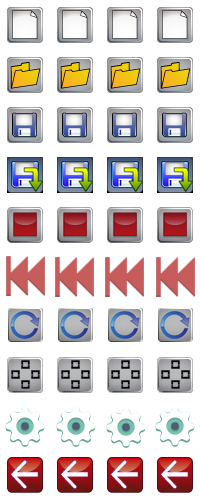
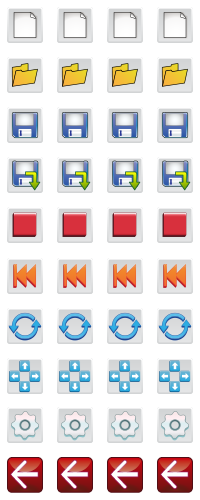
Before/after of a (200, 500) layered artwork. What changed in the layer stack:
added layer "Pasted Layer #1" above "buttons.png" over [7, 407, 193, 443]
added layer "buttons.png" above "Pasted Layer" over [7, 7, 193, 143]
added layer "Pasted Layer" above "back-arrow.png" over [7, 157, 193, 394]
hid "Pasted Layer #17" over [7, 357, 193, 393]
hid "Pasted Layer #8" over [7, 207, 193, 342]
hid "Pasted Layer #4" over [7, 157, 193, 193]
hid "new.png" over [7, 7, 193, 143]
hid "Layer #2" over [5, 256, 195, 448]
